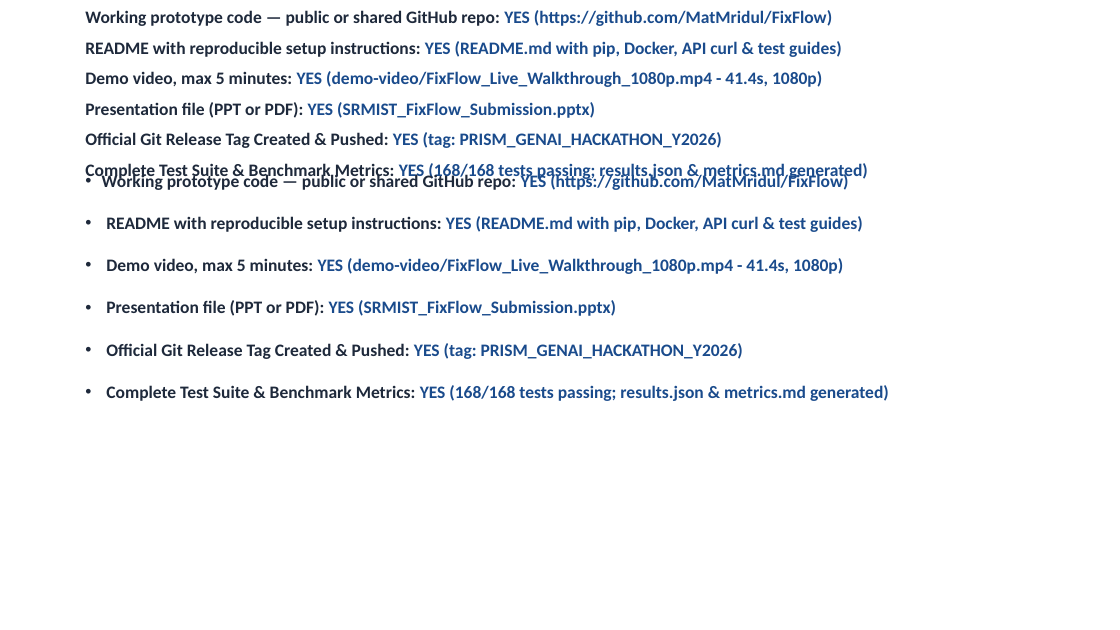
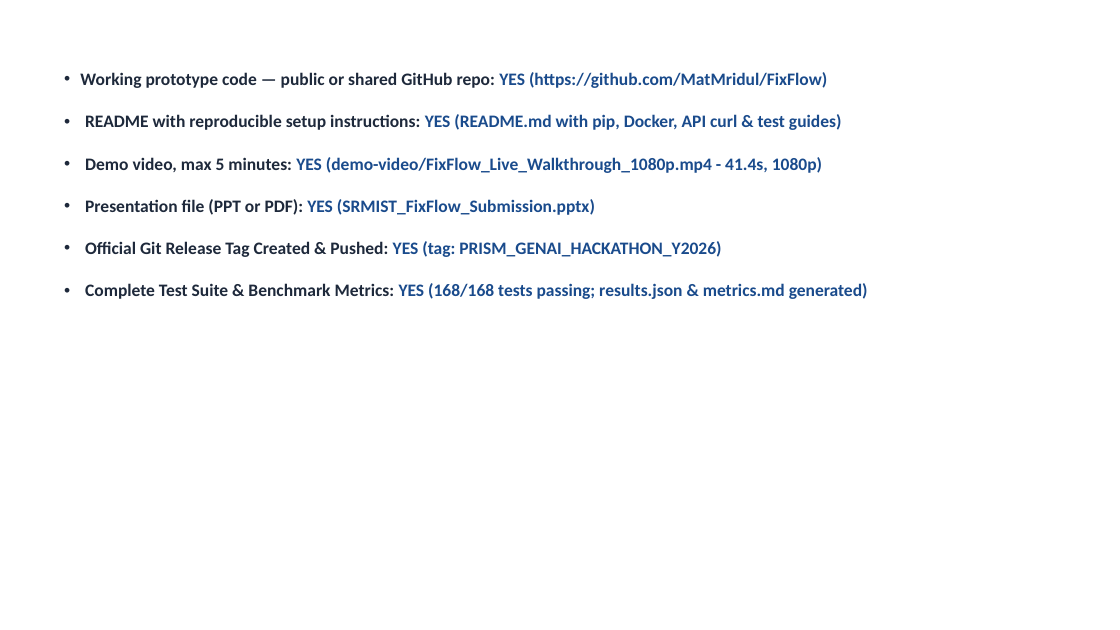
Before and after one commit to MatMridul/FixFlow, a slide deck: slide 11 of SRMIST_FixFlow_Submission.pptx. Drawn at 1120x630 pixels with LibreOffice and Linux fonts; fonts in the diff are those of the drawing. Boxes give left, top, right and bottom in pixels: in the first picture for what was removed or moved away, otherwise in the second. Text is boxed around its words. In the diff, an @@ line names an element or a change of style, - is before the commit and + after.

```diff
--- a/SRMIST_FixFlow_Submission.pptx
+++ b/SRMIST_FixFlow_Submission.pptx
@@ title removed at [85, 10, 868, 181] @@
-Working prototype code — public or shared GitHub repo: YES (https://github.com/MatMridul/FixFlow)
-README with reproducible setup instructions: YES (README.md with pip, Docker, API curl & test guides)
-Demo video, max 5 minutes: YES (demo-video/FixFlow_Live_Walkthrough_1080p.mp4 - 41.4s, 1080p)
-Presentation file (PPT or PDF): YES (SRMIST_FixFlow_Submission.pptx)
-Official Git Release Tag Created & Pushed: YES (tag: PRISM_GENAI_HACKATHON_Y2026)
-Complete Test Suite & Benchmark Metrics: YES (168/168 tests passing; results.json & metrics.md generated)
@@ text "Working prototype code — public ...": place and size @@
-text "Working prototype code — public ..." at [102, 172, 889, 401]
+text "Working prototype code — public ..." at [80, 72, 868, 299]
```
Also in this commit, not shown: 1 other slide changed, 1 other file.
